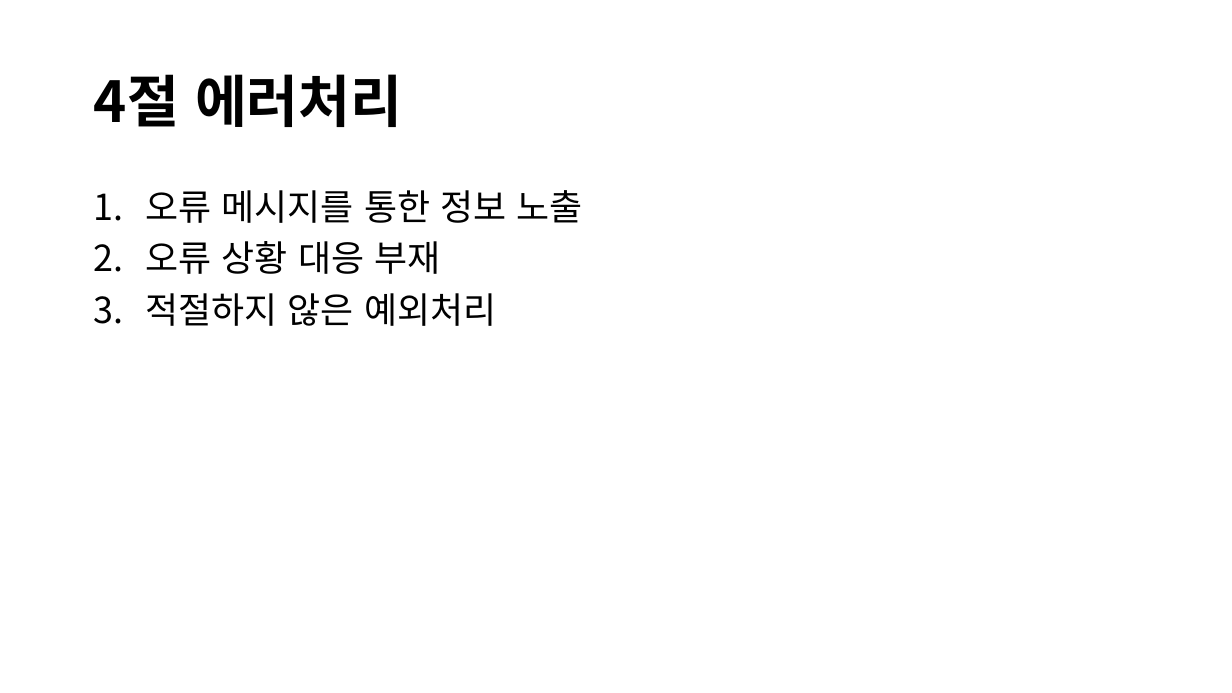
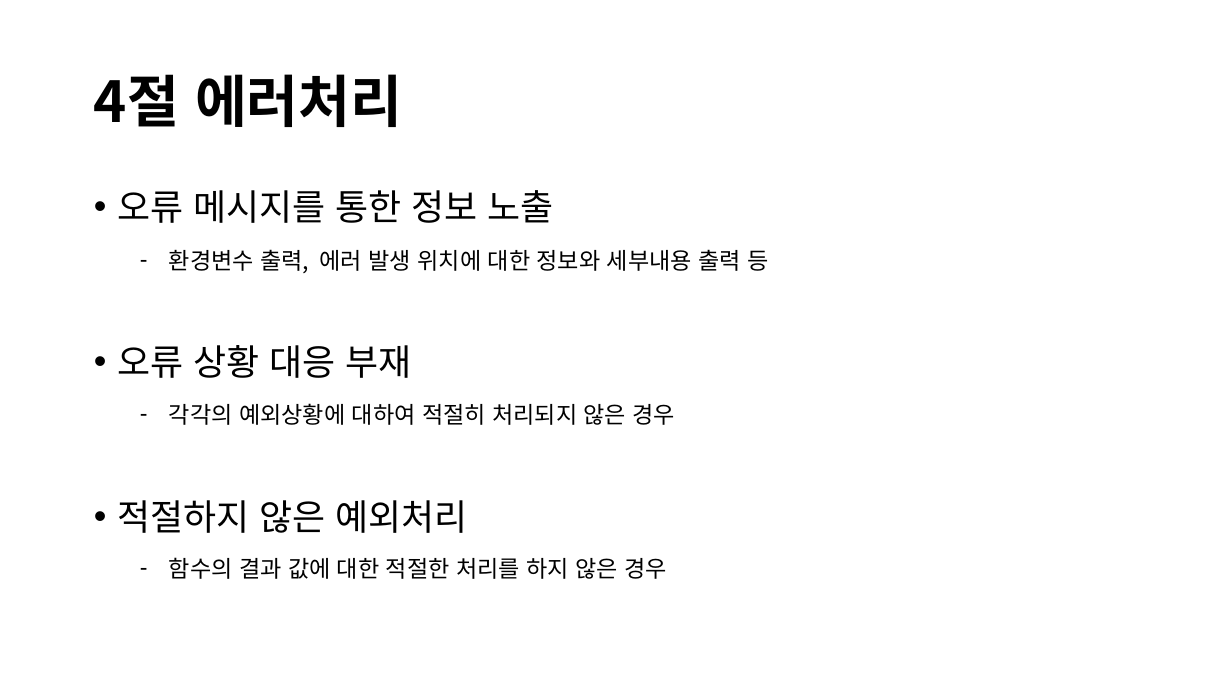
Before and after one commit to Klaxon9718/YUHAN_-security, a slide deck: slide 7 of 발표자료/Secure Coding 발표자료.pptx. Drawn at 1232x693 pixels with LibreOffice and Linux fonts; fonts in the diff are those of the drawing. Boxes give left, top, right and bottom in pixels: in the first picture for what was removed or moved away, otherwise in the second. Text is boxed around its words. In the diff, an @@ line names an element or a change of style, - is before the commit and + after.

Commit message:
승현:발표 내용 수정

```diff
--- a/발표자료/Secure Coding 발표자료.pptx
+++ b/발표자료/Secure Coding 발표자료.pptx
@@ text "오류 메시지를 통한 정보 노출" at (x1=117, y1=190, x2=553, y2=533): bullet 1. to • @@
@@ text added at (x1=169, y1=249, x2=768, y2=273), 18 pt, text #000000 @@
+– 환경변수 출력, 에러 발생 위치에 대한 정보와 세부내용 출력 등
@@ text added at (x1=169, y1=403, x2=676, y2=425), 18 pt, text #000000 @@
+– 각각의 예외상황에 대하여 적절히 처리되지 않은 경우
@@ text added at (x1=169, y1=557, x2=667, y2=579), 18 pt, text #000000 @@
+– 함수의 결과 값에 대한 적절한 처리를 하지 않은 경우
```
Also in this commit, not shown: 4 other slides changed, 2 slides added, 1 other file.
